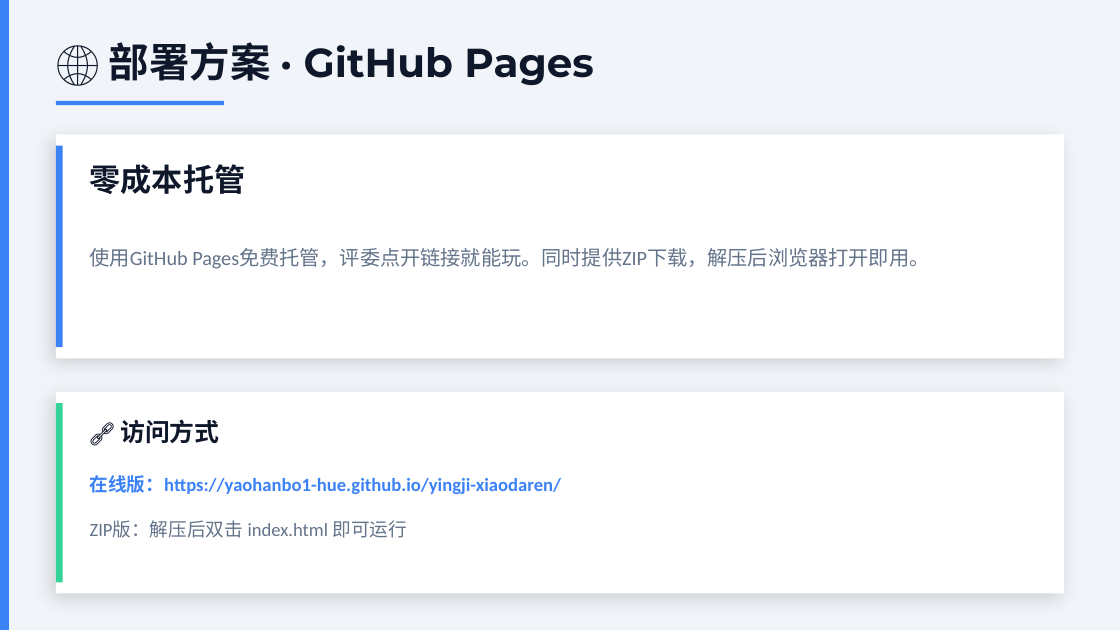
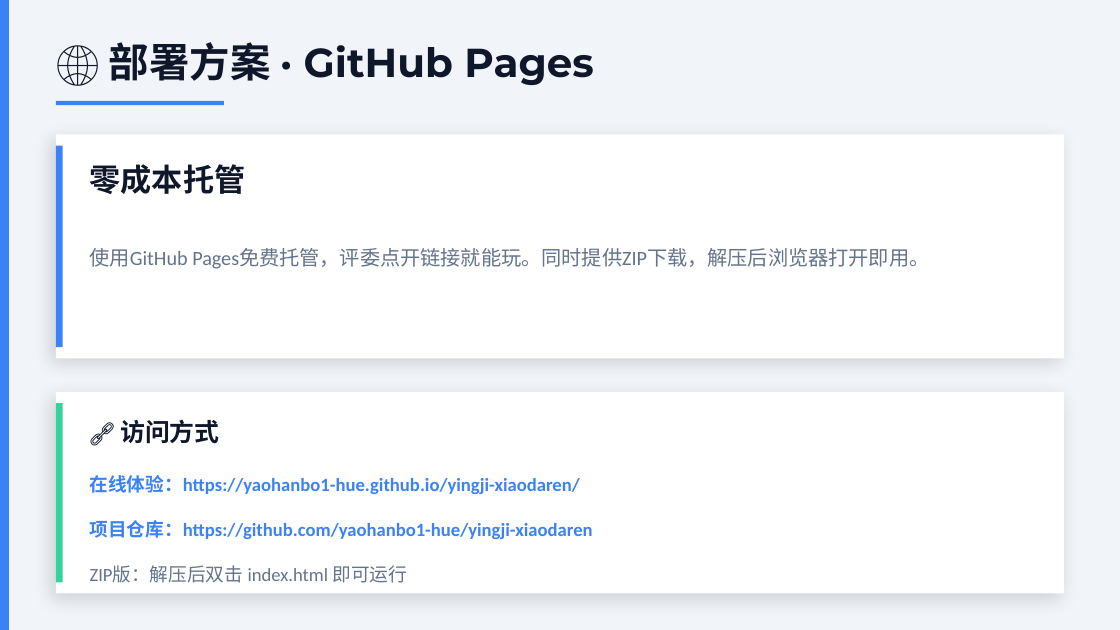
Before and after one commit to yaohanbo1-hue/yingji-xiaodaren, a slide deck: slide 47 of 应急小达人_国赛参赛作品_扩展版.pptx. Drawn at 1120x630 pixels with LibreOffice and Linux fonts; fonts in the diff are those of the drawing. Boxes give left, top, right and bottom in pixels: in the first picture for what was removed or moved away, otherwise in the second. Text is boxed around its words. In the diff, an @@ line names an element or a change of style, - is before the commit and + after.

Commit message:
feat: PPT添加仓库地址

```diff
--- a/应急小达人_国赛参赛作品_扩展版.pptx
+++ b/应急小达人_国赛参赛作品_扩展版.pptx
@@ text at (90,475,580,494): text changed @@
-在线版：https://yaohanbo1-hue.github.io/yingji-xiaodaren/
+在线体验：https://yaohanbo1-hue.github.io/yingji-xiaodaren/
@@ text added at (90,520,593,539), 12 pt, text #3B82F6, bold @@
+项目仓库：https://github.com/yaohanbo1-hue/yingji-xiaodaren
@@ text "ZIP版：解压后双击 index.html 即可运行": place and size @@
-text "ZIP版：解压后双击 index.html 即可运行" at (90,520,408,538)
+text "ZIP版：解压后双击 index.html 即可运行" at (90,565,408,583)
```
Also in this commit, not shown: 2 other slides changed.
